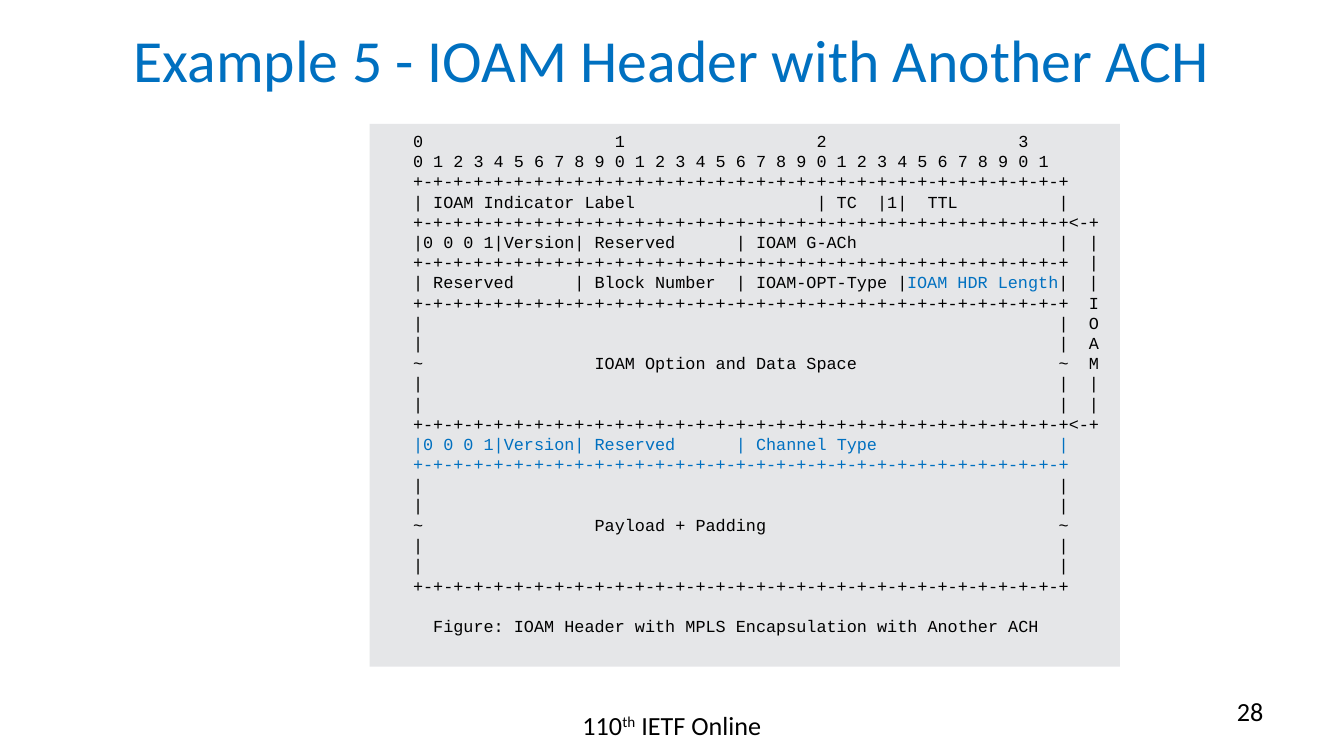
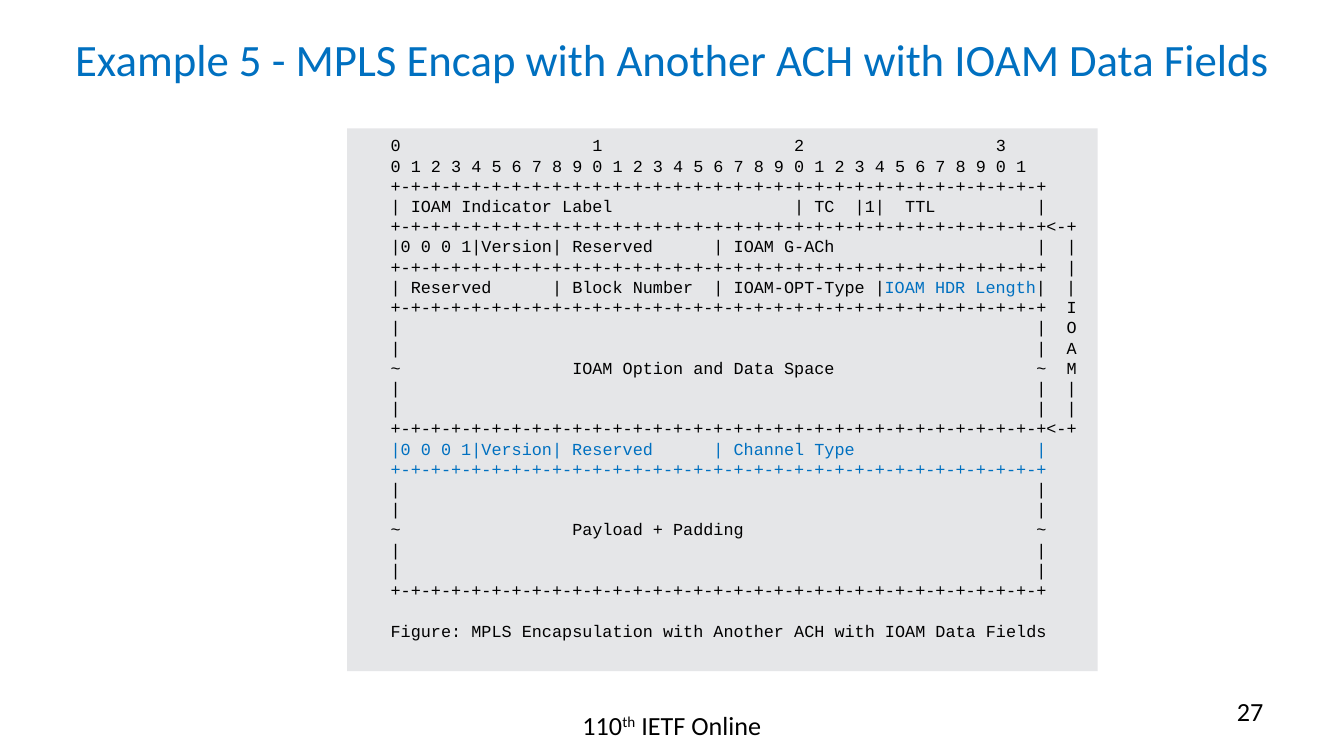
Before and after one commit to rakgandhi/ietf-slides, a slide deck: slide 27 of draft-gandhi-mpls-ioam-sr-05.pptx (slide 28 before the commit). Drawn at 1344x756 pixels with LibreOffice and Linux fonts; fonts in the diff are those of the drawing. Boxes give left, top, right and bottom in pixels: in the first picture for what was removed or moved away, otherwise in the second. Text is boxed around its words. In the diff, an @@ line names an element or a change of style, - is before the commit and + after.

```diff
--- a/draft-gandhi-mpls-ioam-sr-05.pptx
+++ b/draft-gandhi-mpls-ioam-sr-05.pptx
@@ title at (75,45,1268,84): text changed; size 32 to 24 pt @@
-Example 5 - IOAM Header with Another ACH
+Example 5 - MPLS Encap with Another ACH with IOAM Data Fields
@@ rectangle "0 1 2 3": place and size @@
-rectangle "0 1 2 3" at (370,124,1120,667)
+rectangle "0 1 2 3" at (347,129,1097,672)
@@ text in rectangle at (391,624,1047,641): text changed @@
-Figure: IOAM Header with MPLS Encapsulation with Another ACH
+Figure: MPLS Encapsulation with Another ACH with IOAM Data Fields
@@ page number at (1237,704,1263,721): text changed @@
-28
+27
```
Also in this commit, not shown: 19 other slides changed, 1 slide removed, 5 other files.
